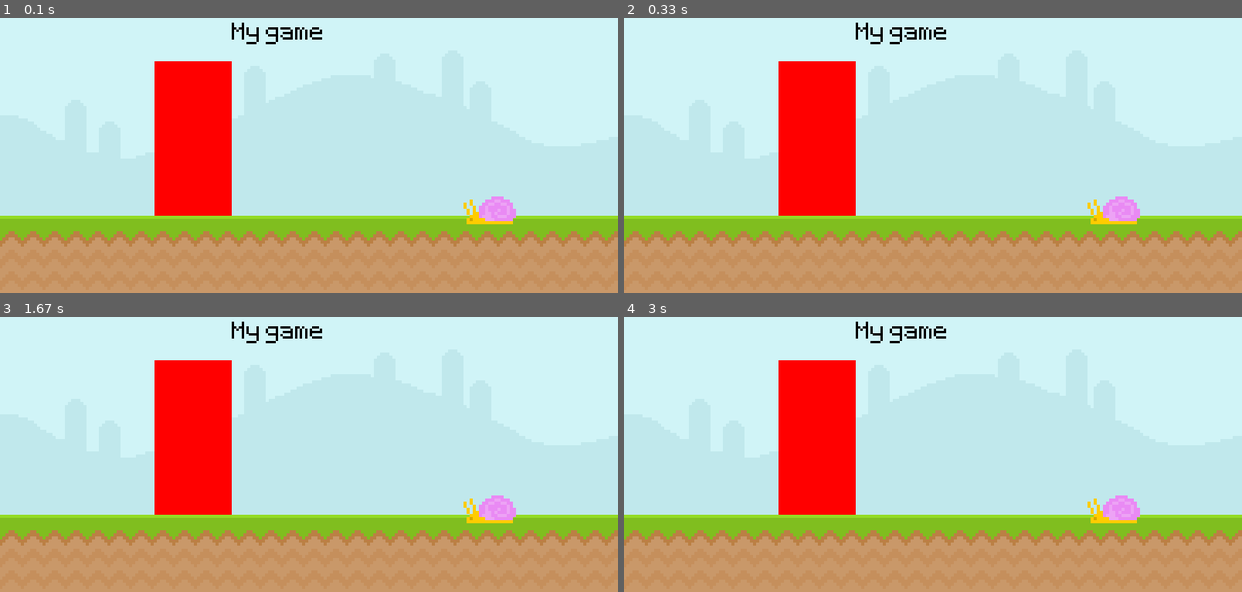
Above: before the commit, frames 1-4 (two rows, left to right).
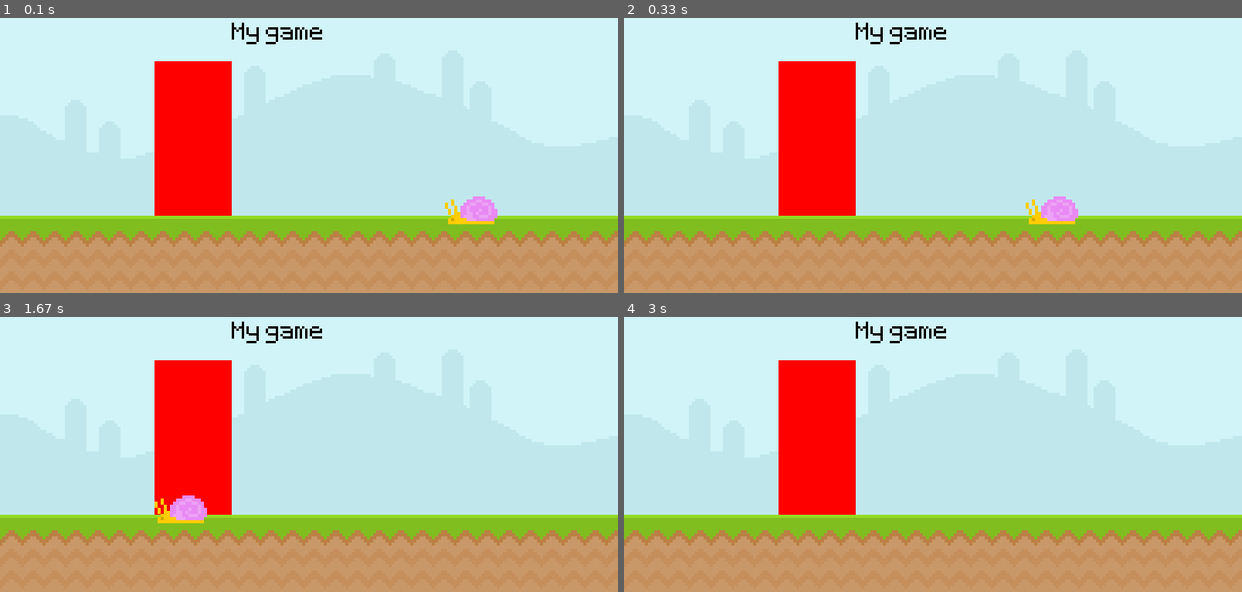
Above: after the commit, the same moments.

Repository: bstew794/PyGame_Tutorial
Game: pygame game, started from Runner.py
Same seed, same stepped clock (60 frames per second), same inputs: the game is played once before the commit and once after it.
Inputs:
- Up to frame 1 (0.1 s): no input
- Up to frame 2 (0.33 s): no input
- Up to frame 3 (1.67 s): no input
- Up to frame 4 (3 s): no input

The runs differ from the first frame. In frame 1, 0.8% of the frame differs, in the area x 72-84%, y 64-75%; in frame 2, 1.3%, in the area x 65-84%, y 64-75%; in frame 3, 1.3%; in frame 4, 0.6%.

Commit message:
Snail now moves across the screen to the left

Diff:
--- a/Runner.py
+++ b/Runner.py
@@ -18,6 +18,8 @@
 text_surf = test_font.render('My game', False, 'Black')
 snal_surf = pygame.image.load('Graphics/Enemies/Snail/Snail1.png')
 
+snal_x_pos = 600
+
 # display an opening screen and change the fill of the test surface to red
 pygame.display.set_caption('Runner')
 test_surf.fill('Red')
@@ -31,6 +33,9 @@
             pygame.quit()
             exit()
 
+    # move the snail by a predetermined amount
+    snal_x_pos -= 4
+
     # display the skybox surface on the screen surface
     screen.blit(sky_surf, (0, 0))
 
@@ -41,7 +46,7 @@
     screen.blit(test_surf, (200, 100))
 
     # display the snail on the screen surface
-    screen.blit(snal_surf, (600, 275))
+    screen.blit(snal_surf, (snal_x_pos, 275))
 
     # display the text surface on the screen surface
     screen.blit(text_surf, (300, 50))
